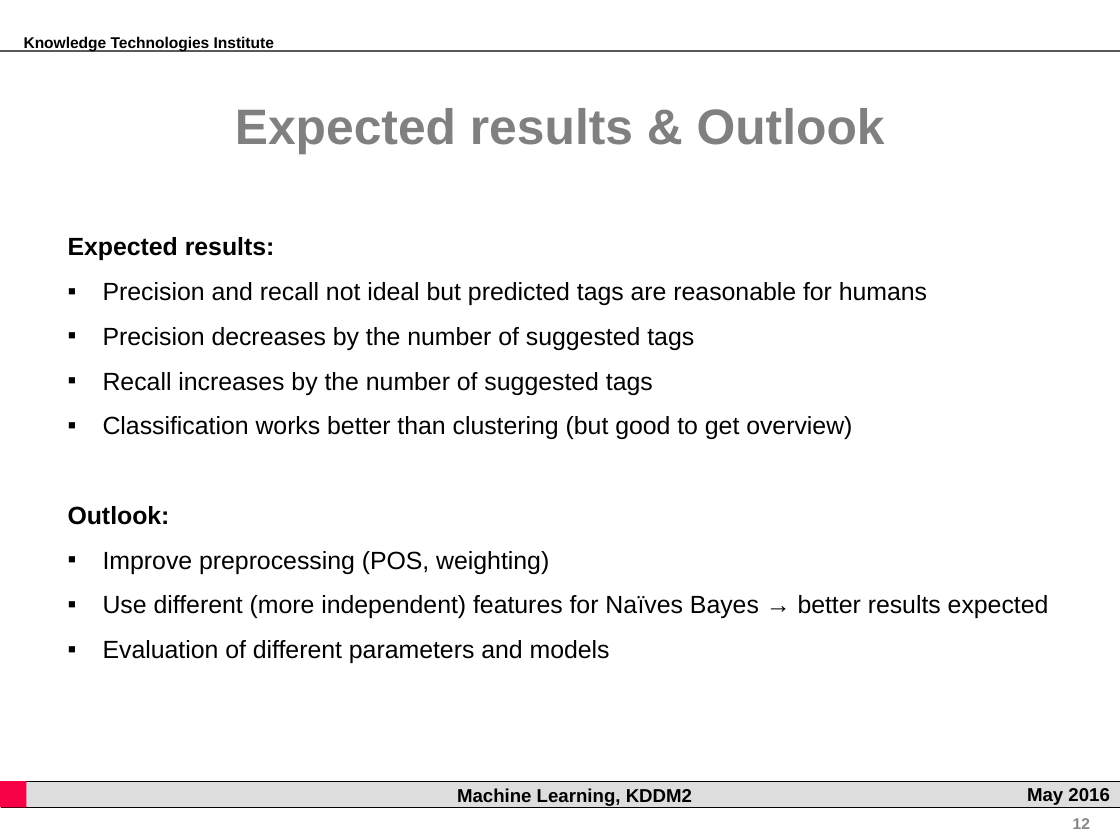
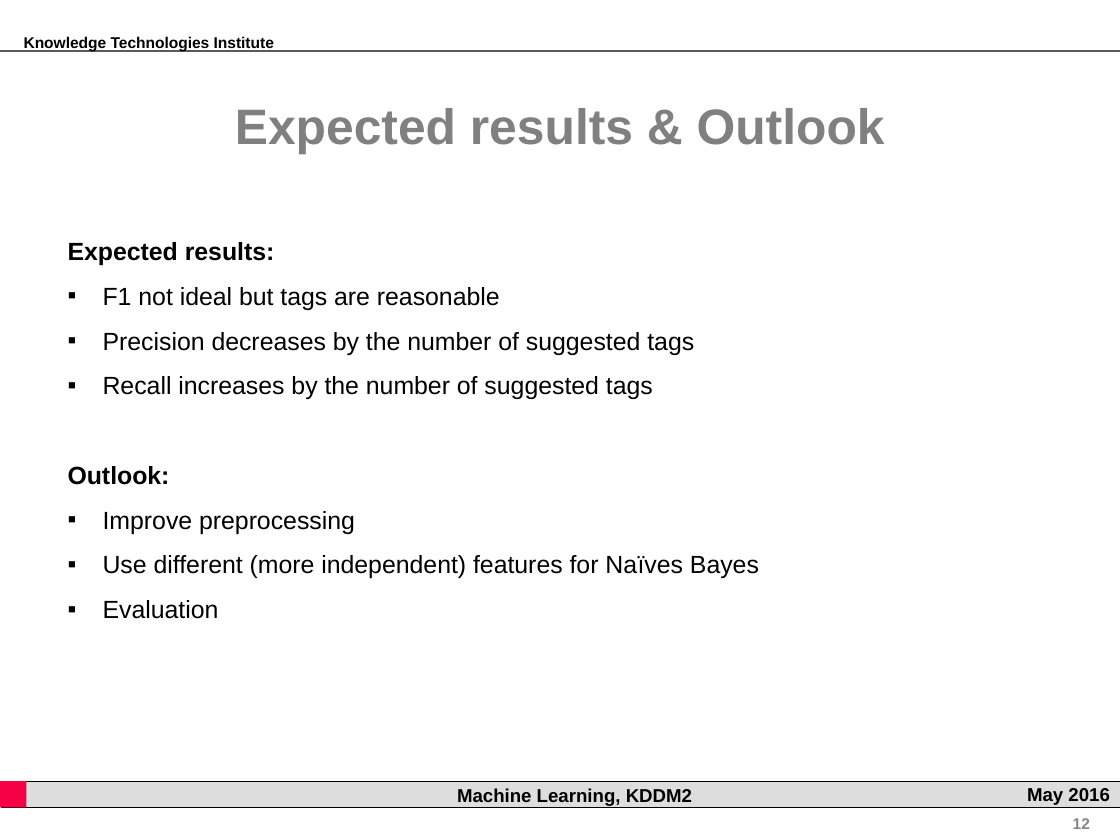
Before and after one commit to rsamer/MLSE, a slide deck: slide 12 of presentation/interim/Presentation.pptx. Drawn at 1120x840 pixels with LibreOffice and Linux fonts; fonts in the diff are those of the drawing; background and template pictures are left out. Boxes give left, top, right and bottom in pixels: in the first picture for what was removed or moved away, otherwise in the second. Text is boxed around its words. In the diff, an @@ line names an element or a change of style, - is before the commit and + after.

Commit message:
Minor presentation changes

```diff
--- a/presentation/interim/Presentation.pptx
+++ b/presentation/interim/Presentation.pptx
@@ text at (103,287,500,310): text changed @@
-▪ Precision and recall not ideal but predicted tags are reasonable for humans
+▪ F1 not ideal but tags are reasonable
@@ text at (103,416,852,439): paragraph removed @@
-▪ Classification works better than clustering (but good to get overview)
@@ text at (103,511,759,619): text changed @@
-▪ Improve preprocessing (POS, weighting)
-▪ Use different (more independent) features for Naïves Bayes → better results expected
-▪ Evaluation of different parameters and models
+▪ Improve preprocessing
+▪ Use different (more independent) features for Naïves Bayes
+▪ Evaluation
```
Also in this commit, not shown: 5 other slides changed.
